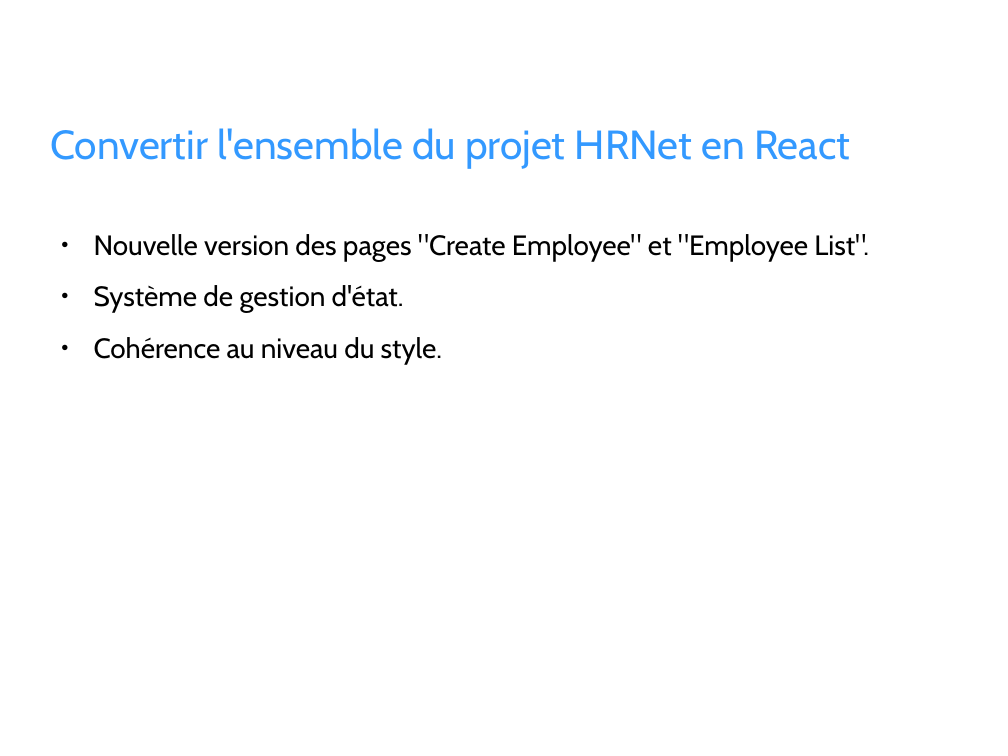
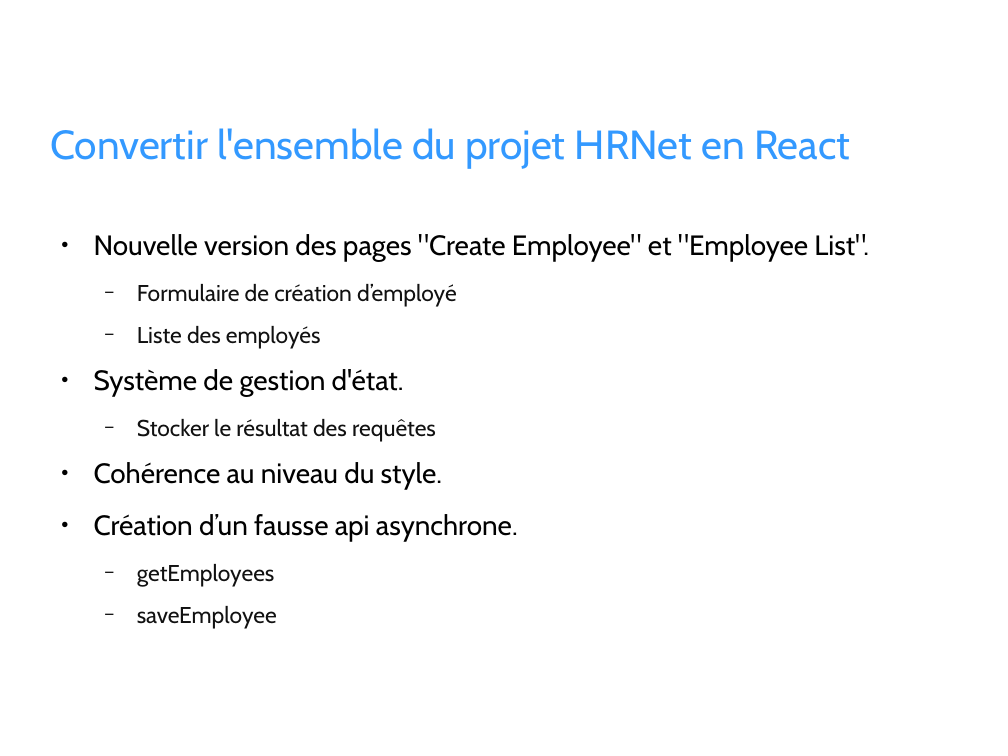
Before and after one commit to joskapotin/joskapotin_14_27052022, a slide deck: slide 3 of OC/SOUTENANCE/presentation_projet_14.odp. Drawn at 1008x756 pixels with LibreOffice and Linux fonts; fonts in the diff are those of the drawing; background and template pictures are left out. Boxes give left, top, right and bottom in pixels: in the first picture for what was removed or moved away, otherwise in the second. Text is boxed around its words. In the diff, an @@ line names an element or a change of style, - is before the commit and + after.

```diff
--- a/OC/SOUTENANCE/presentation_projet_14.odp
+++ b/OC/SOUTENANCE/presentation_projet_14.odp
@@ text at (x1=137, y1=284, x2=457, y2=349): paragraphs added @@
+  − Formulaire de création d’employé
+  − Liste des employés
@@ text at (x1=137, y1=419, x2=436, y2=442): paragraph added @@
+  − Stocker le résultat des requêtes
@@ text at (x1=94, y1=514, x2=518, y2=629): paragraphs added @@
+● Création d’un fausse api asynchrone.
+  − getEmployees
+  − saveEmployee
```
Also in this commit, not shown: 2 other slides changed, 2 other files.
